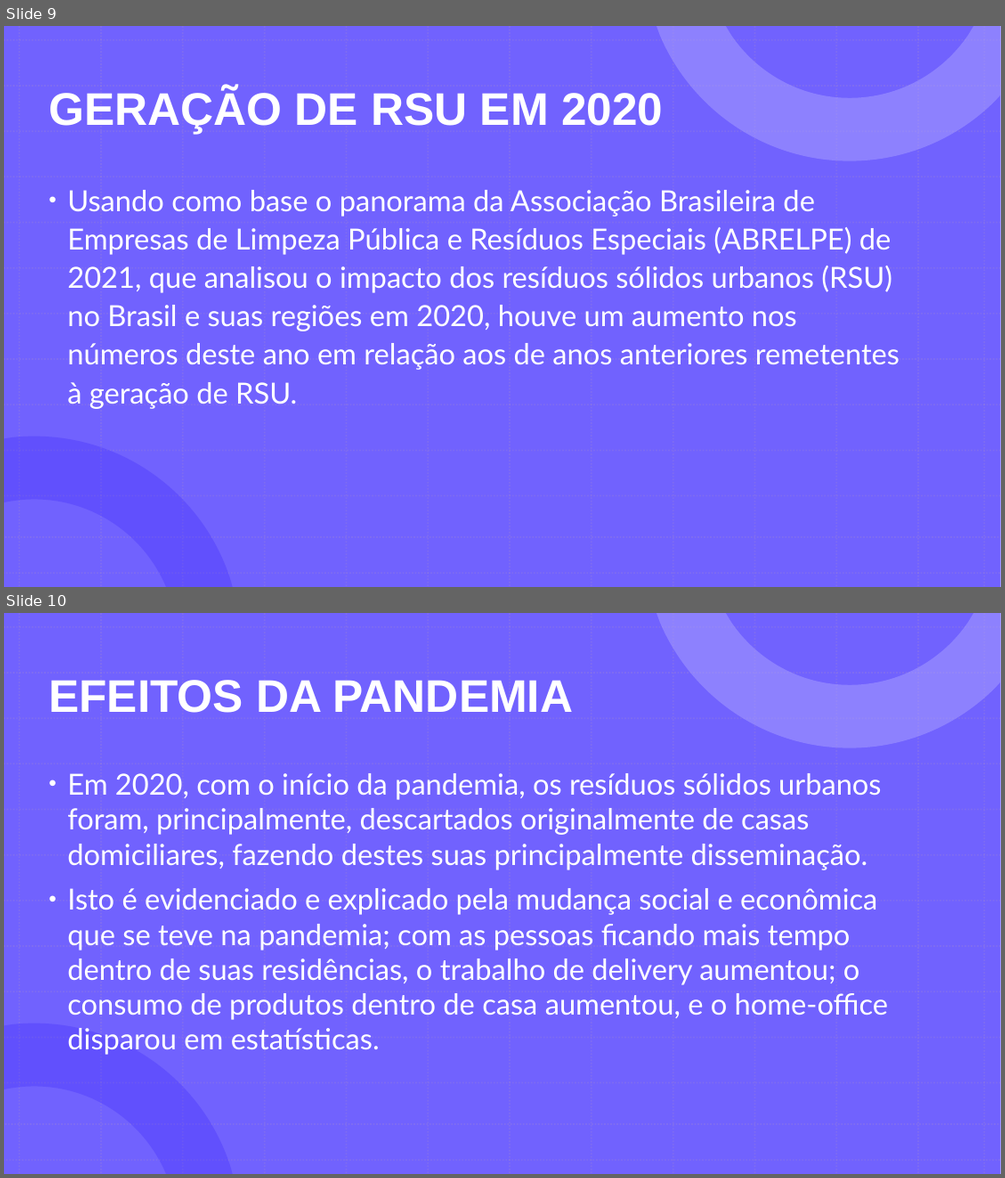
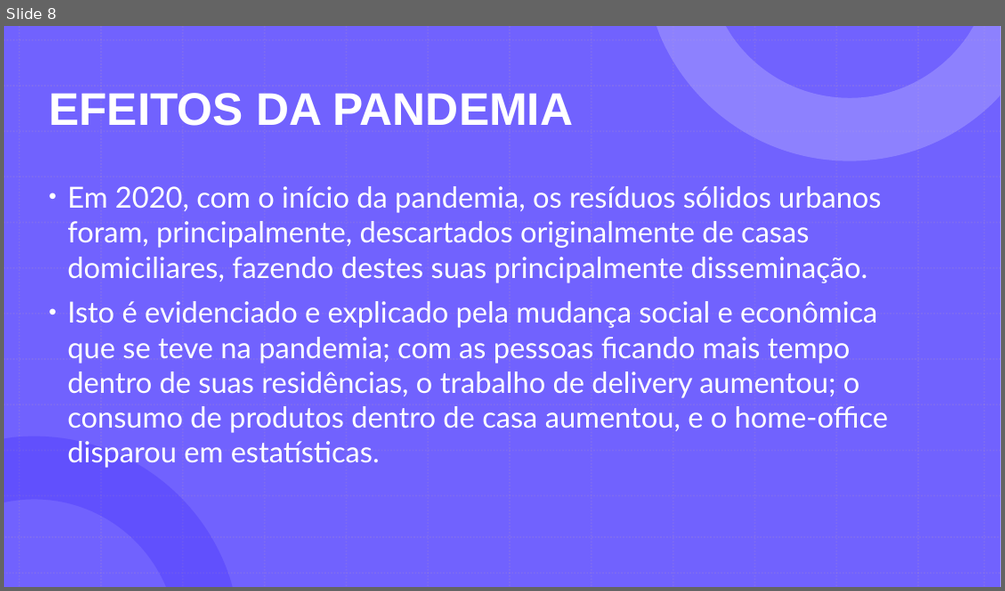
Before and after one commit to GabrielDSS0/ETEC-Coisas-Escolares, a slide deck: 1 etim ds 2022/EAMT/Trabalho Acadêmico/Relatório (a importância dos ecopontos)/A importância da separação dos recicláveis 3/Ecopontos - EAMT.pptx. Shown one above the other, each under a label of ours: slides 9 and 10 before the commit, slide 8 after it. The pictures are 1005x1178 and 1005x591 pixels, drawn with LibreOffice and Linux fonts; fonts in the diff are those of the drawing. Boxes give left, top, right and bottom in pixels: in the first picture for what was removed or moved away, otherwise in the second. Text is boxed around its words. In the diff, an @@ line names an element or a change of style, - is before the commit and + after.

```diff
--- a/1 etim ds 2022/EAMT/Trabalho Acadêmico/Relatório (a importância dos ecopontos)/A importância da separação dos recicláveis 3/Ecopontos - EAMT.pptx
+++ b/1 etim ds 2022/EAMT/Trabalho Acadêmico/Relatório (a importância dos ecopontos)/A importância da separação dos recicláveis 3/Ecopontos - EAMT.pptx
@@ slide 9 removed at (x1=4, y1=26, x2=1001, y2=587), background #FFFFFF; not listed: 29 template elements that a slide beside it also shows @@
@@ title removed at (x1=48, y1=88, x2=663, y2=134) @@
-GERAÇÃO DE RSU EM 2020
@@ text removed at (x1=67, y1=190, x2=899, y2=409) @@
-• Usando como base o panorama da Associação Brasileira de Empresas de Limpeza Pública e Resíduos Especiais (ABRELPE) de 2021, que analisou o impacto dos resíduos sólidos urbanos (RSU) no Brasil e suas regiões em 2020, houve um aumento nos números deste ano em relação aos de anos anteriores remetentes à geração de RSU.
@@ what was slide 10 is now slide 8 @@
```
Also in this commit, not shown: 5 slides changed, 1 other slide removed, 1 other file.
